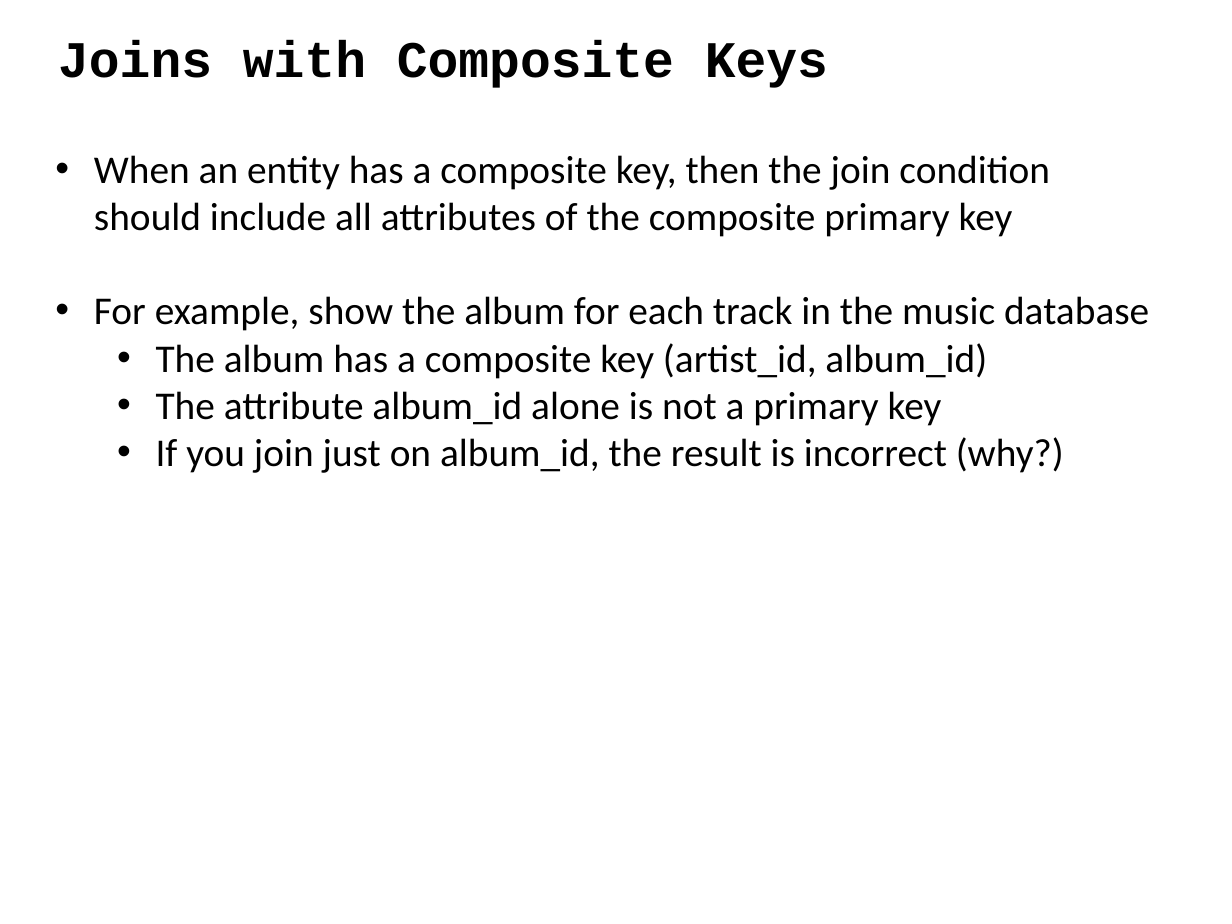
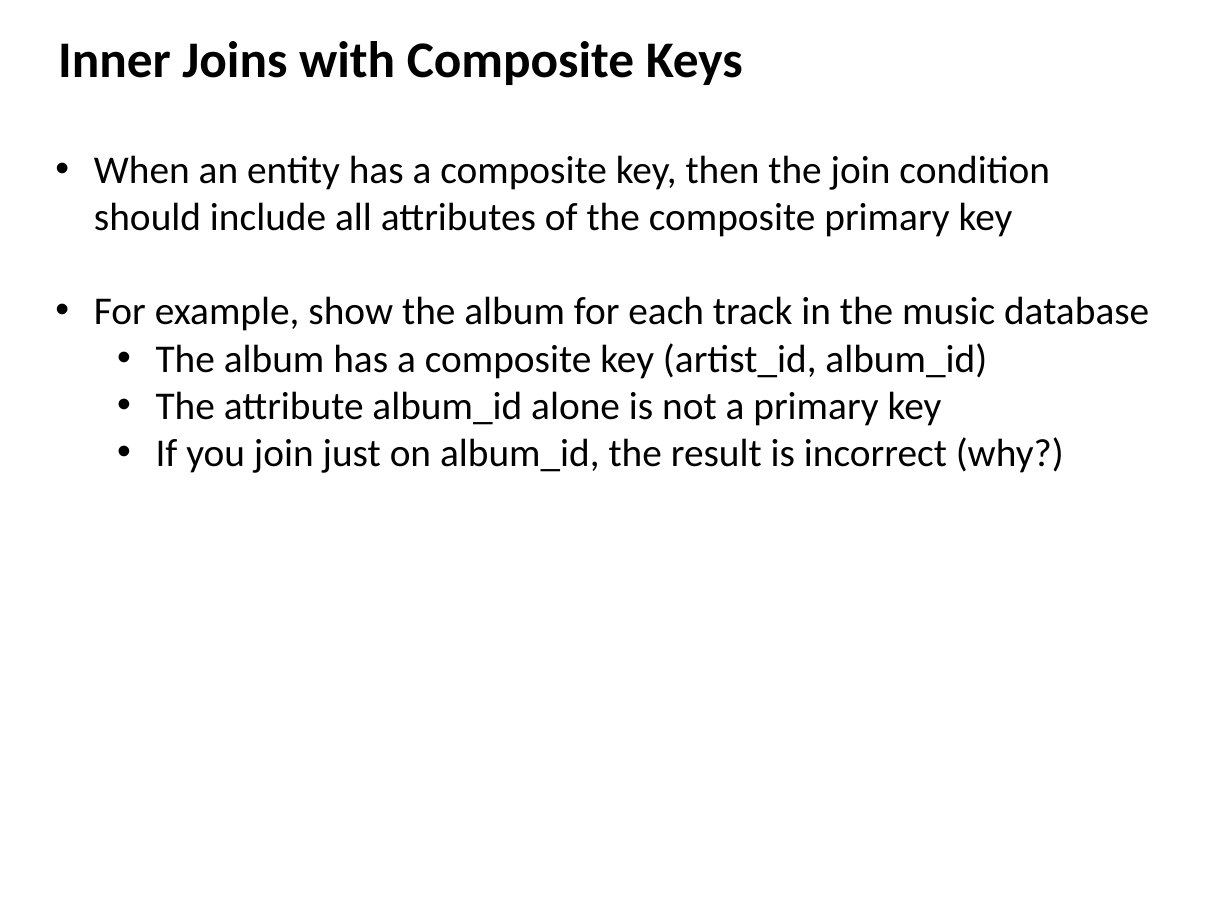
Before and after one commit to ipeirotis/introduction-to-databases, a slide deck: slide 11 of session4/C-SQL_Joins.pptx. Drawn at 1232x924 pixels with LibreOffice and Linux fonts; fonts in the diff are those of the drawing. Boxes give left, top, right and bottom in pixels: in the first picture for what was removed or moved away, otherwise in the second. Text is boxed around its words. In the diff, an @@ line names an element or a change of style, - is before the commit and + after.

```diff
--- a/session4/C-SQL_Joins.pptx
+++ b/session4/C-SQL_Joins.pptx
@@ text at (x1=58, y1=41, x2=743, y2=85): text changed; font Courier New to Calibri @@
-Joins with Composite Keys
+Inner Joins with Composite Keys
```
Also in this commit, not shown: 14 other slides changed, 2 slides added, 2 slides removed.
